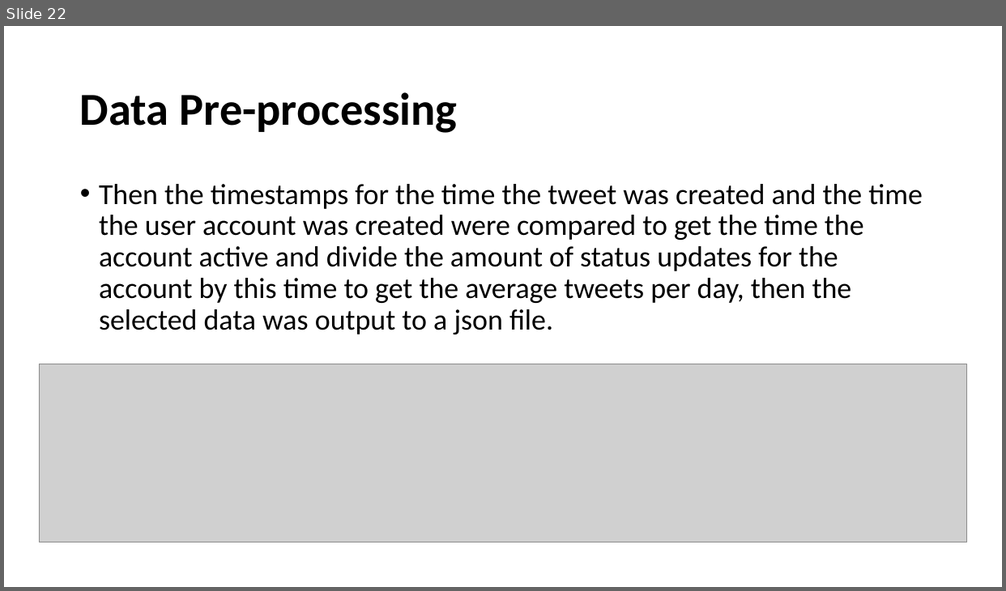
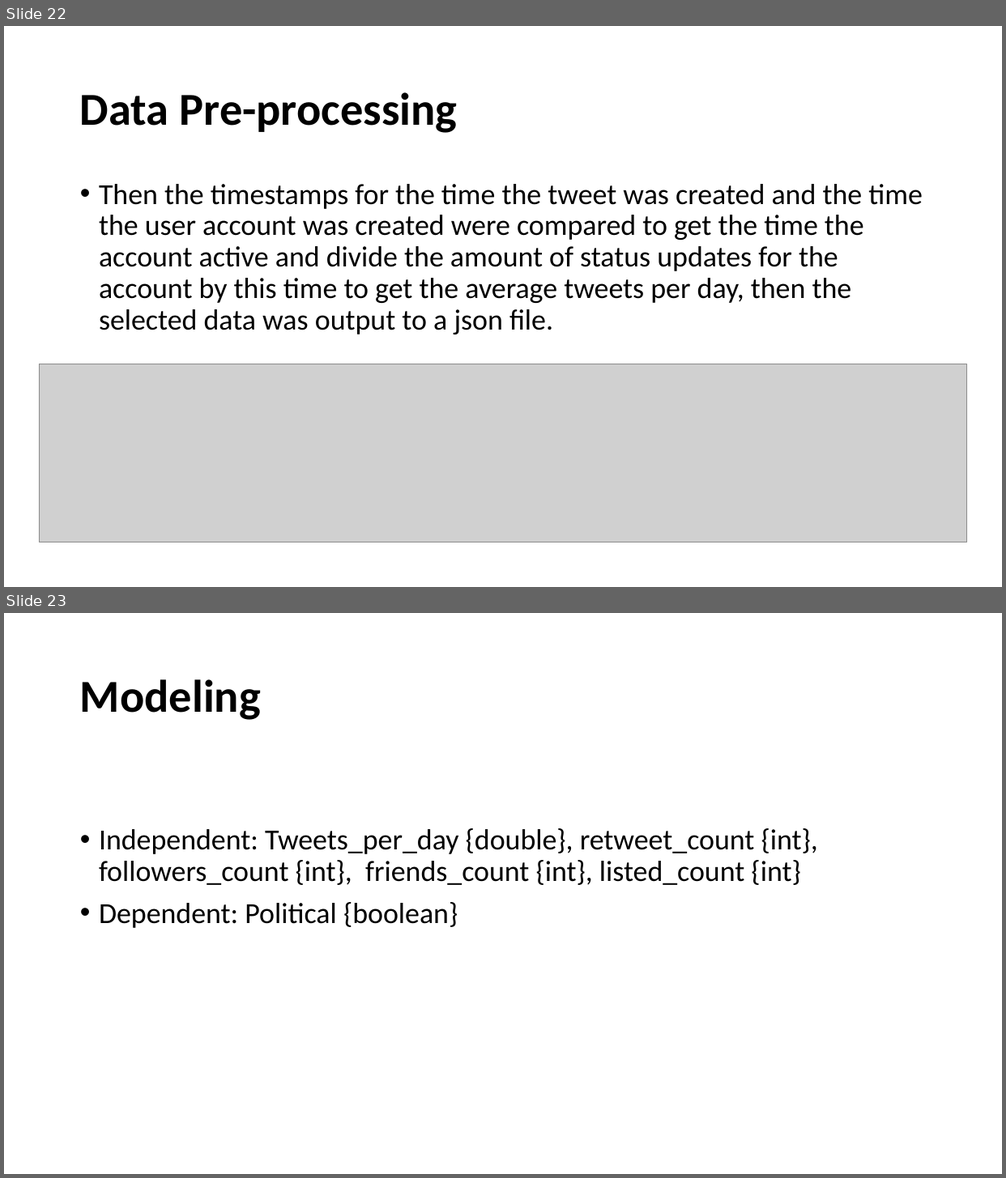
Before and after one commit to JAWolfe04/CS5590-Group-Project, a slide deck: Project.pptx. Shown one above the other, each under a label of ours: slide 22 before the commit, slides 22 and 23 after it. The pictures are 1006x591 and 1006x1178 pixels, drawn with LibreOffice and Linux fonts; fonts in the diff are those of the drawing; grey boxes stand for pictures. Boxes give left, top, right and bottom in pixels: in the first picture for what was removed or moved away, otherwise in the second. Text is boxed around its words. In the diff, an @@ line names an element or a change of style, - is before the commit and + after.

Commit message:
Added more model metrics

```diff
--- a/Project.pptx
+++ b/Project.pptx
@@ slide 23 added at (x1=4, y1=613, x2=1002, y2=1174), background #FFFFFF @@
@@ title added at (x1=80, y1=679, x2=261, y2=720), 44 pt, text #000000, bold @@
+Modeling
@@ text added at (x1=99, y1=828, x2=818, y2=928), 28 pt, text #000000 @@
+• Independent: Tweets_per_day {double}, retweet_count {int}, followers_count {int}, friends_count {int}, listed_count {int}
+• Dependent: Political {boolean}
```
Also in this commit, not shown: 8 other files.
